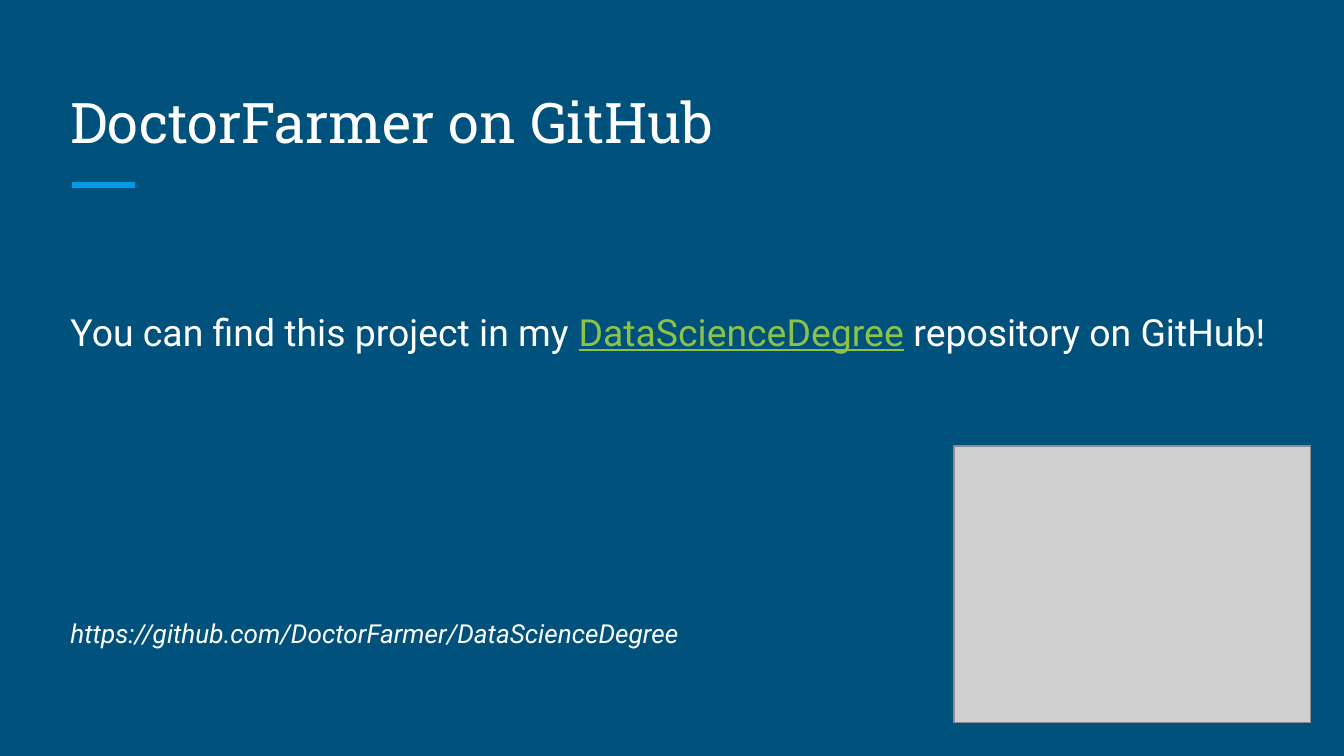
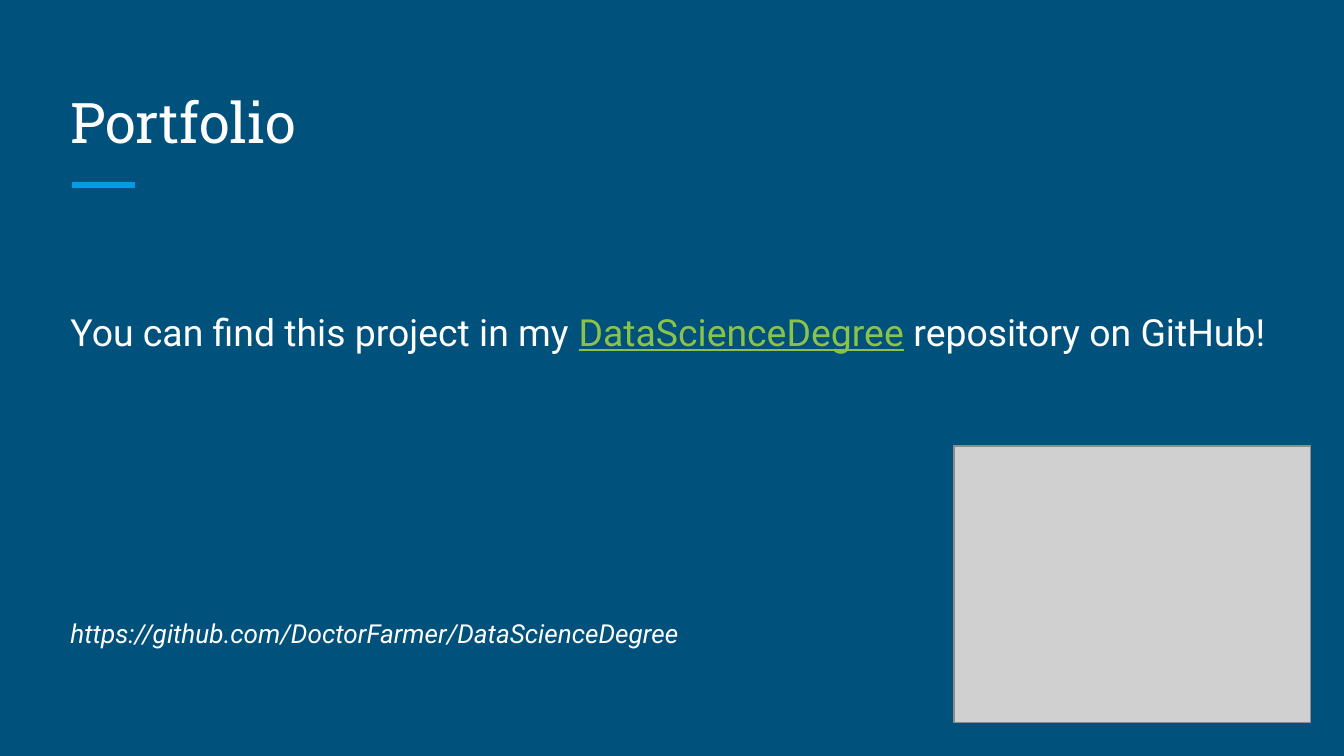
Before and after one commit to DoctorFarmer/DataScienceDegree, a slide deck: slide 10 of Data211 Project.pptx. Drawn at 1344x756 pixels with LibreOffice and Linux fonts; fonts in the diff are those of the drawing; grey boxes stand for pictures. Boxes give left, top, right and bottom in pixels: in the first picture for what was removed or moved away, otherwise in the second. Text is boxed around its words. In the diff, an @@ line names an element or a change of style, - is before the commit and + after.

```diff
--- a/Data211 Project.pptx
+++ b/Data211 Project.pptx
@@ title at (70, 99, 295, 144): text changed @@
-DoctorFarmer on GitHub
+Portfolio
```
Also in this commit, not shown: 4 other slides changed.
